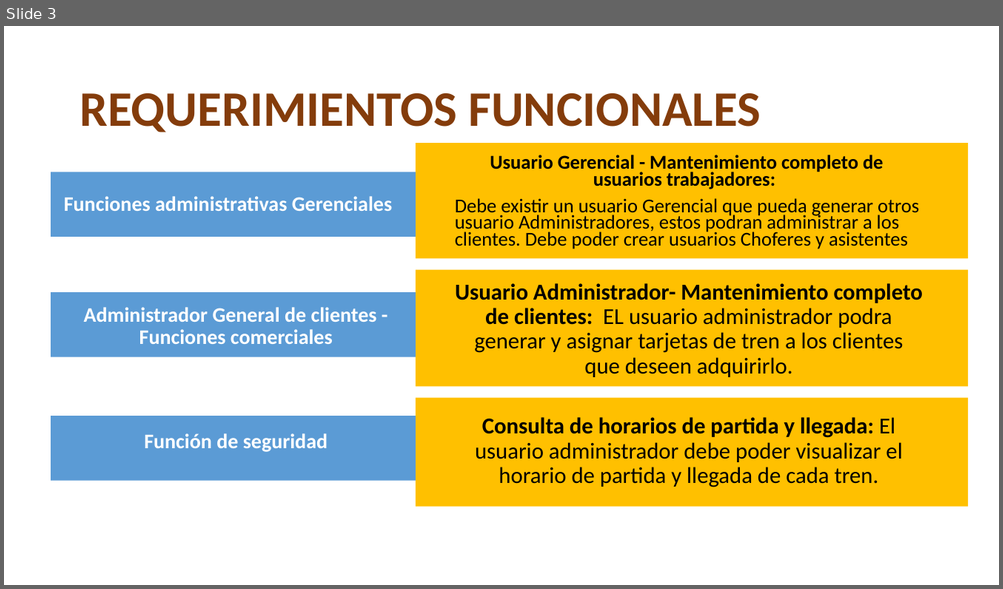
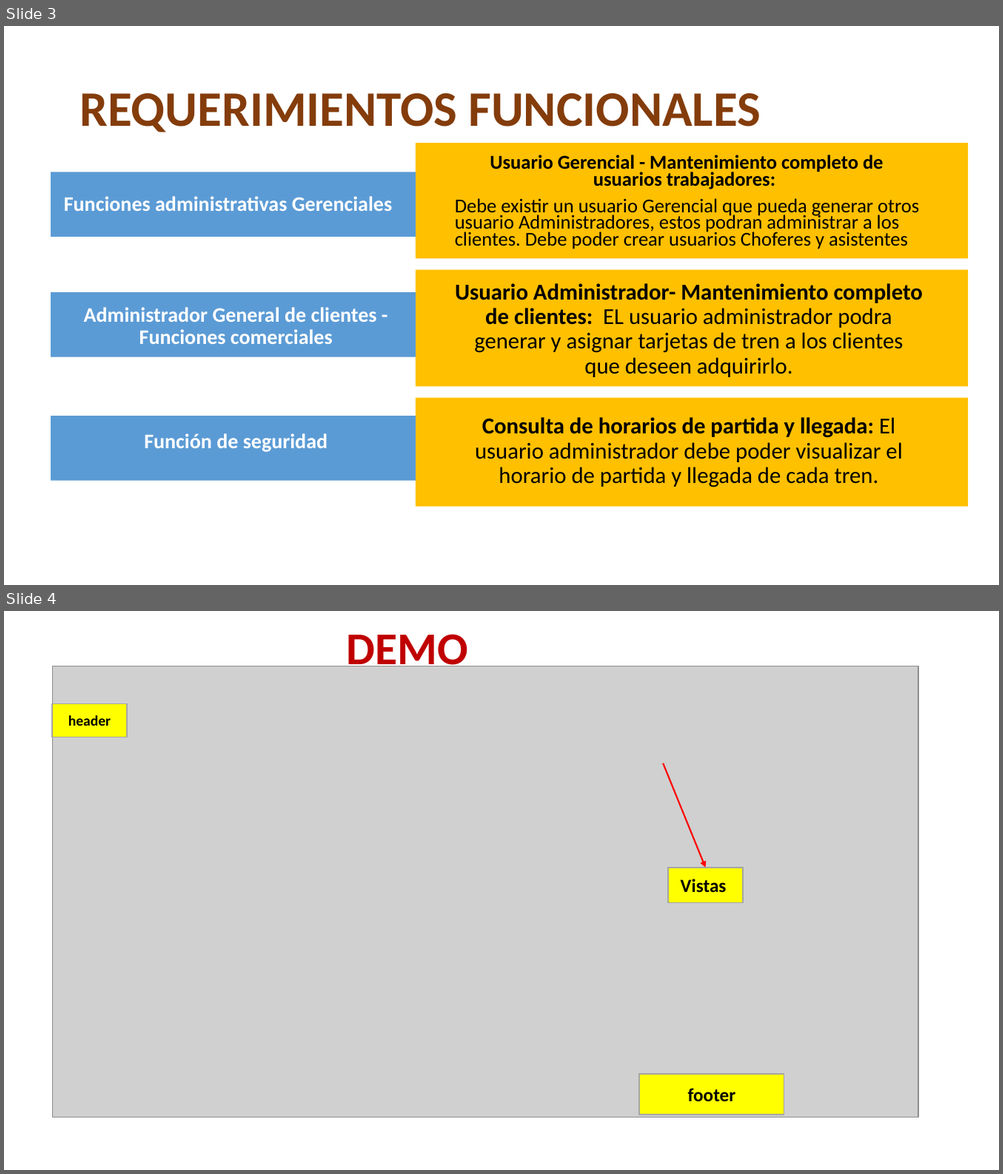
Before and after one commit to AbelDM/APFP, a slide deck: PrimerAvance/APFP-FirstDraft.pptx. Shown one above the other, each under a label of ours: slide 3 before the commit, slides 3 and 4 after it. The pictures are 1003x589 and 1003x1174 pixels, drawn with LibreOffice and Linux fonts; fonts in the diff are those of the drawing; grey boxes stand for pictures; background and template pictures are left out. Boxes give left, top, right and bottom in pixels: in the first picture for what was removed or moved away, otherwise in the second. Text is boxed around its words. In the diff, an @@ line names an element or a change of style, - is before the commit and + after.

```diff
--- a/PrimerAvance/APFP-FirstDraft.pptx
+++ b/PrimerAvance/APFP-FirstDraft.pptx
@@ slide 4 added at (x1=4, y1=611, x2=999, y2=1170), background picture (left out) @@
@@ title added at (x1=347, y1=627, x2=468, y2=667), 44 pt, text #C00000, bold @@
+DEMO
@@ picture added at (x1=53, y1=667, x2=919, y2=1119) @@
@@ rectangle added at (x1=53, y1=703, x2=127, y2=737), fill #FFFF00, outline #A5A5A5 1 pt, 14 pt, text #000000, bold @@
+header
@@ arrow added from (663, 763) to (706, 868), #FF0000 1.5 pt @@
@@ rectangle added at (x1=668, y1=868, x2=743, y2=903), fill #FFFF00, outline #A5A5A5 1 pt, 18 pt, text #000000, bold @@
+Vistas
@@ rectangle added at (x1=639, y1=1074, x2=784, y2=1116), fill #FFFF00, outline #A5A5A5 1 pt, 18 pt, text #000000, bold @@
+footer
```
Also in this commit, not shown: 1 other slide added, 1 slide removed, 1 other file.
